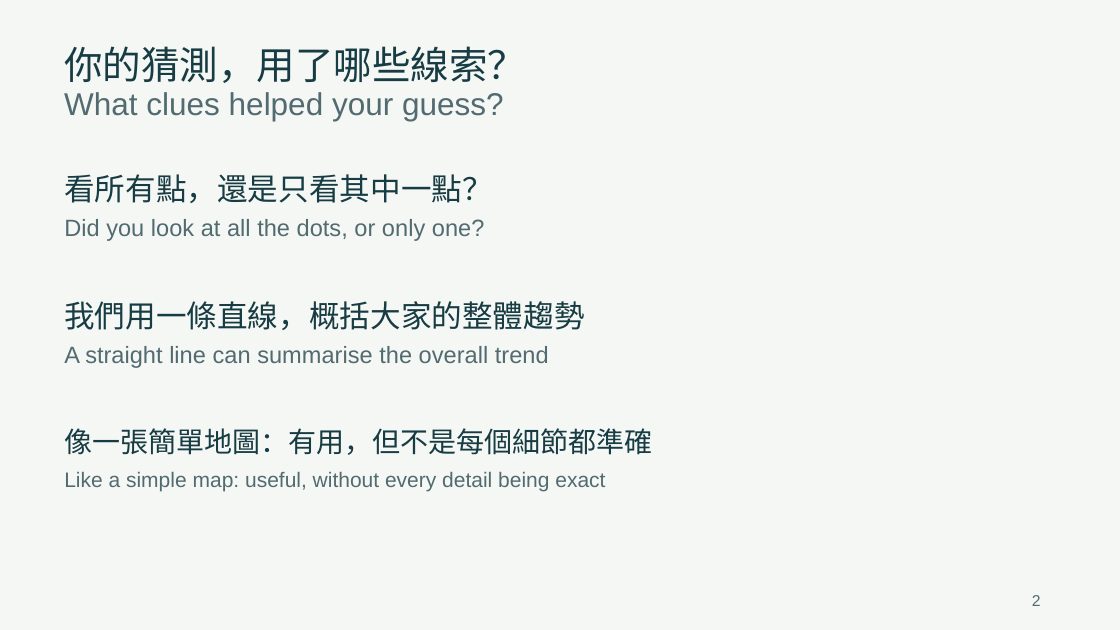
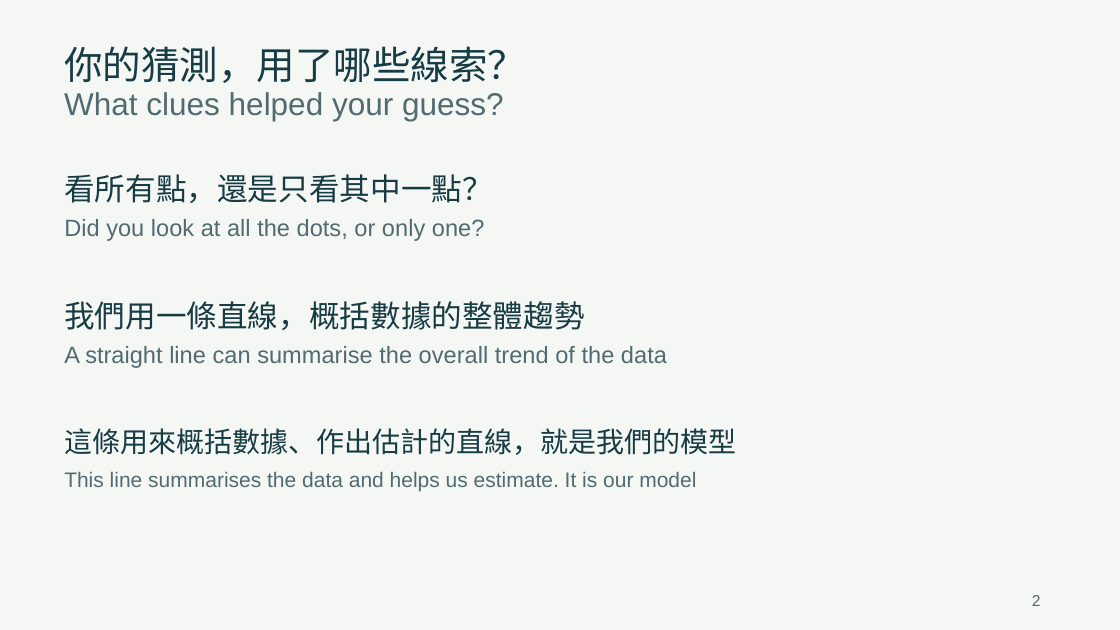
Before and after one commit to GordanY/f2-linear-regression, a slide deck: slide 2 of teacher-slides.pptx. Drawn at 1120x630 pixels with LibreOffice and Linux fonts; fonts in the diff are those of the drawing. Boxes give left, top, right and bottom in pixels: in the first picture for what was removed or moved away, otherwise in the second. Text is boxed around its words. In the diff, an @@ line names an element or a change of style, - is before the commit and + after.

```diff
--- a/teacher-slides.pptx
+++ b/teacher-slides.pptx
@@ text at bbox=[64, 301, 584, 330]: text changed @@
-我們用一條直線，概括大家的整體趨勢
+我們用一條直線，概括數據的整體趨勢
@@ text at bbox=[64, 346, 667, 368]: text changed @@
-A straight line can summarise the overall trend
+A straight line can summarise the overall trend of the data
@@ text at bbox=[64, 428, 736, 455]: text changed @@
-像一張簡單地圖：有用，但不是每個細節都準確
+這條用來概括數據、作出估計的直線，就是我們的模型
@@ text at bbox=[64, 472, 696, 492]: text changed @@
-Like a simple map: useful, without every detail being exact
+This line summarises the data and helps us estimate. It is our model
```
Also in this commit, not shown: 9 other slides changed, 13 other files.
